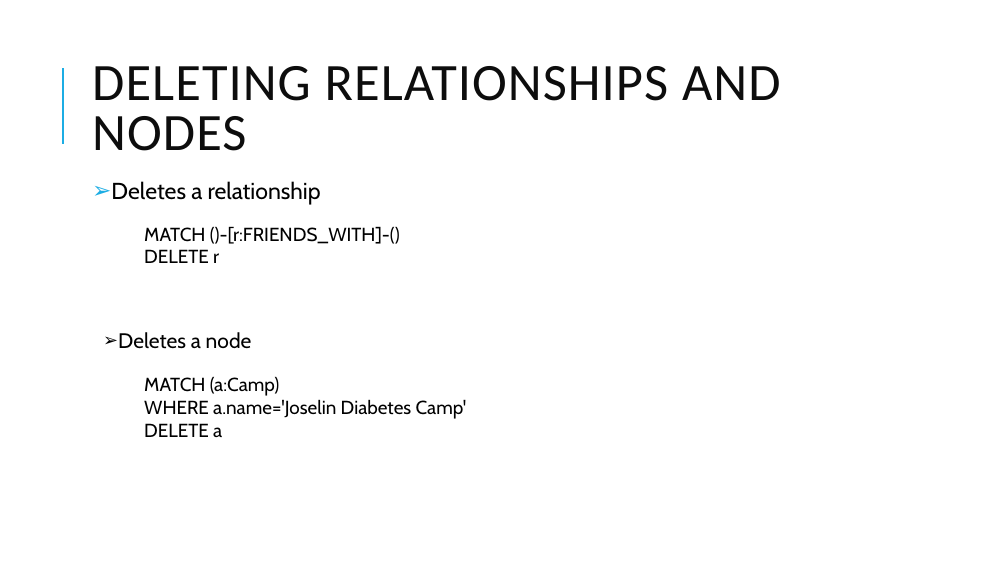
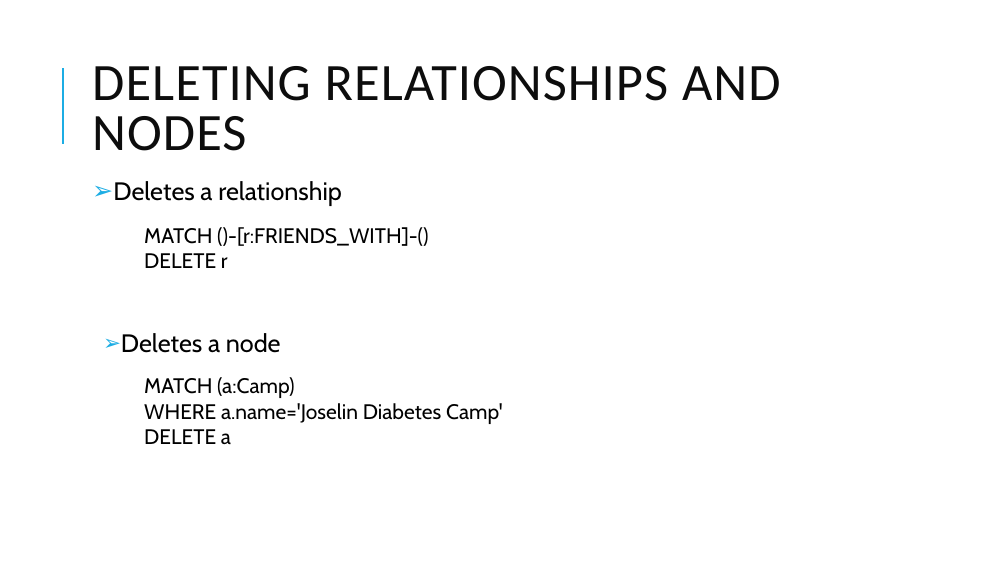
Before and after one commit to jenparker1975/Diabook, a slide deck: slide 41 of presentation/Graph DBs.pptx. Drawn at 1008x567 pixels with LibreOffice and Linux fonts; fonts in the diff are those of the drawing. Boxes give left, top, right and bottom in pixels: in the first picture for what was removed or moved away, otherwise in the second. Text is boxed around its words. In the diff, an @@ line names an element or a change of style, - is before the commit and + after.

```diff
--- a/presentation/Graph DBs.pptx
+++ b/presentation/Graph DBs.pptx
@@ text "Deletes a relationship" at box(113, 181, 342, 206): size 22 to 24 pt @@
@@ text "MATCH ()-[r:FRIENDS_WITH]-()" at box(144, 227, 428, 268): size 18 to 20 pt @@
@@ text "Deletes a node" at box(121, 333, 281, 353): size 20 to 24 pt; bullet colour #000000 to #1CADE4 @@
@@ text "MATCH (a:Camp)" at box(144, 377, 503, 444): size 18 to 20 pt @@
```
Also in this commit, not shown: 6 other slides changed.
